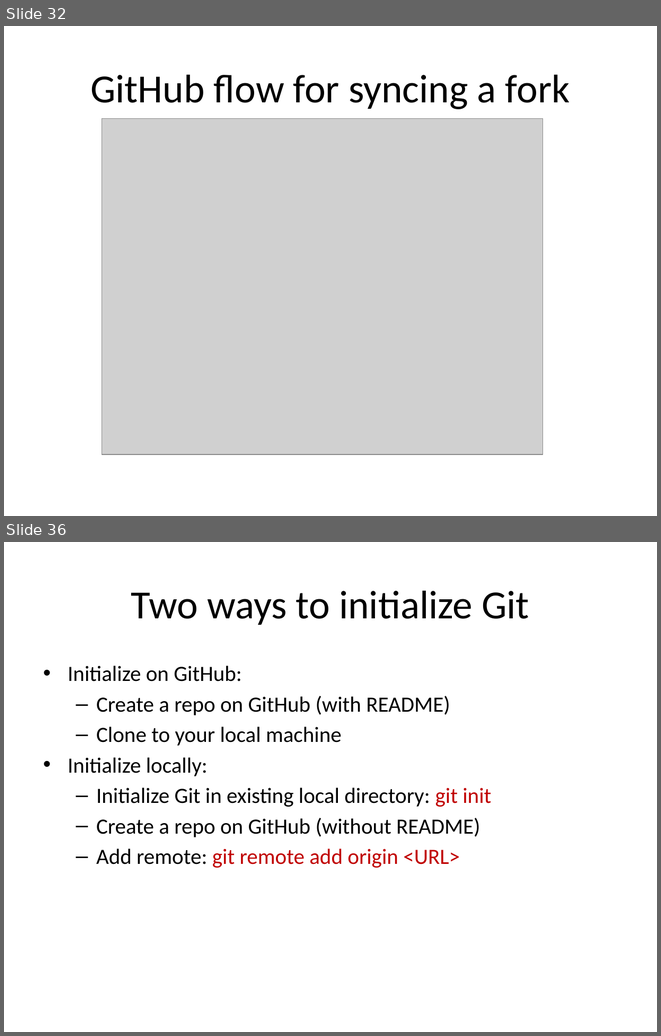
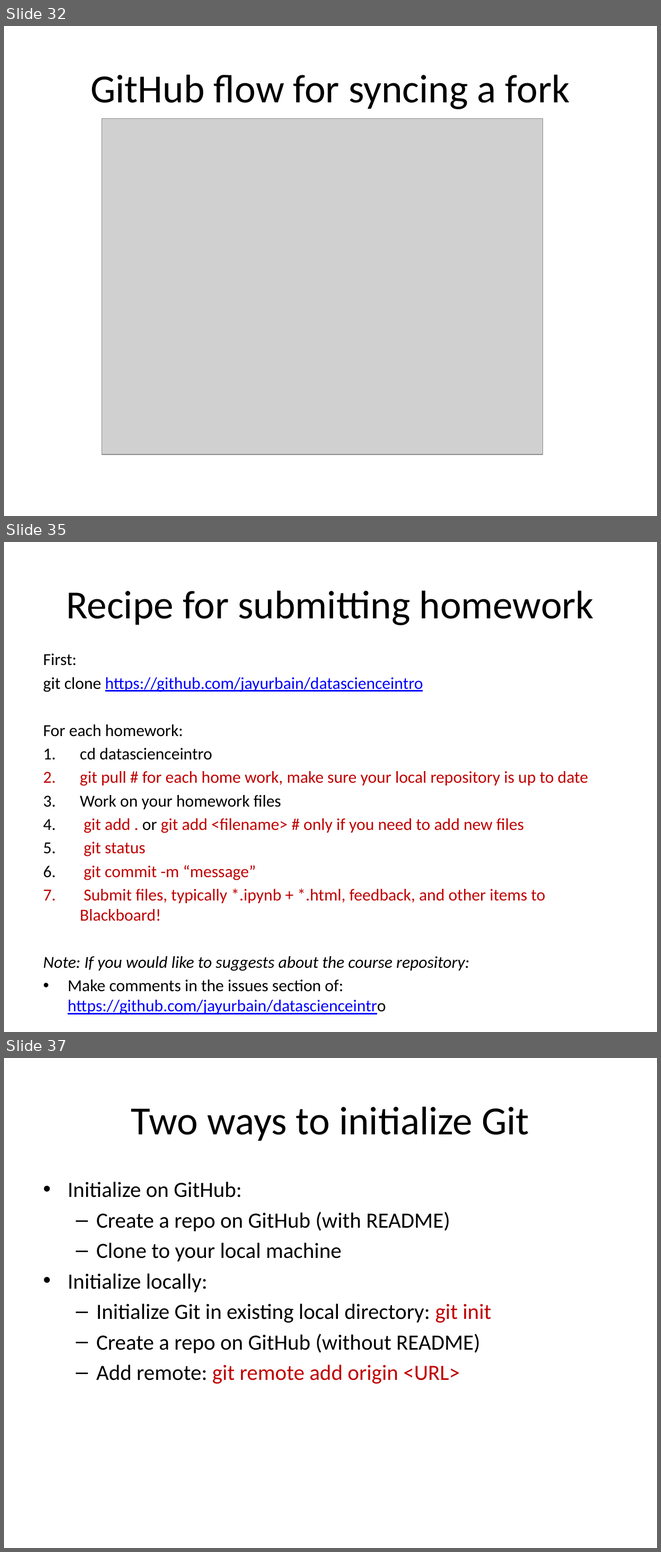
Before and after one commit to jayurbain/DataScienceIntro, a slide deck: slides/00_git_github.pptx. Shown one above the other, each under a label of ours: slides 32 and 36 before the commit, slides 32, 35 and 37 after it; the slides between them are not shown. The pictures are 661x1036 and 661x1552 pixels, drawn with LibreOffice and Linux fonts; fonts in the diff are those of the drawing; grey boxes stand for pictures. Boxes give left, top, right and bottom in pixels: in the first picture for what was removed or moved away, otherwise in the second. Text is boxed around its words. In the diff, an @@ line names an element or a change of style, - is before the commit and + after.

```diff
--- a/slides/00_git_github.pptx
+++ b/slides/00_git_github.pptx
@@ slide 35 added at bbox=[4, 542, 657, 1032], background #FFFFFF @@
@@ title added at bbox=[66, 590, 594, 625], 44 pt, text #000000 @@
+Recipe for submitting homework
@@ text added at bbox=[43, 653, 588, 991], 18.5 pt, text #C00000 @@
+First:
+git clone https://github.com/jayurbain/datascienceintro
+For each homework:
+1. cd datascienceintro
+2. git pull # for each home work, make sure your local repository is up to date
+3. Work on your homework files
+4. git add . or git add <filename> # only if you need to add new files
+5. git status
+6. git commit -m “message”
+7. Submit files, typically *.ipynb + *.html, feedback, and other items to Blackboard!
+Note: If you would like to suggests about the course repository:
+• Make comments in the issues section of: https://github.com/jayurbain/datascienceintro
@@ what was slide 36 is now slide 37 @@
```
Also in this commit, not shown: 3 slides changed, 1 other file.
